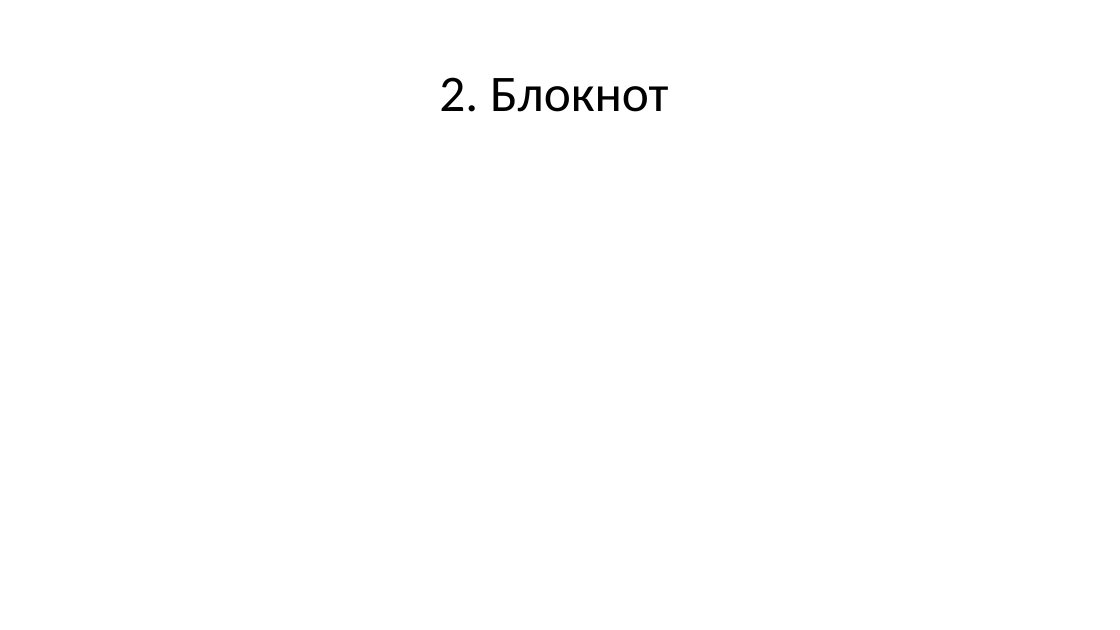
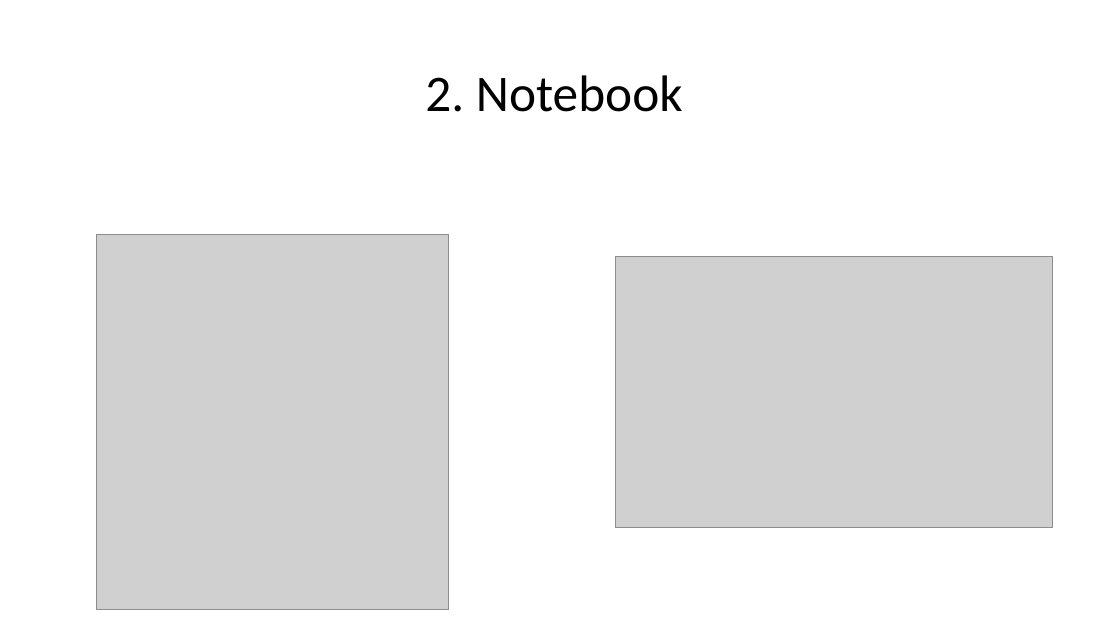
Before and after one commit to nikitapolozok/math_and_computer_science_materials, a slide deck: slide 6 of summary.pptx (slide 5 before the commit). Drawn at 1120x630 pixels with LibreOffice and Linux fonts; fonts in the diff are those of the drawing; grey boxes stand for pictures. Boxes give left, top, right and bottom in pixels: in the first picture for what was removed or moved away, otherwise in the second. Text is boxed around its words. In the diff, an @@ line names an element or a change of style, - is before the commit and + after.

```diff
--- a/summary.pptx
+++ b/summary.pptx
@@ title at [425, 75, 683, 112]: text changed @@
-2. Блокнот
+2. Notebook
@@ picture added at [97, 234, 449, 610] @@
@@ picture added at [615, 256, 1053, 528] @@
```
Also in this commit, not shown: 1 other slide changed, 10 slides added, 5 slides removed.
